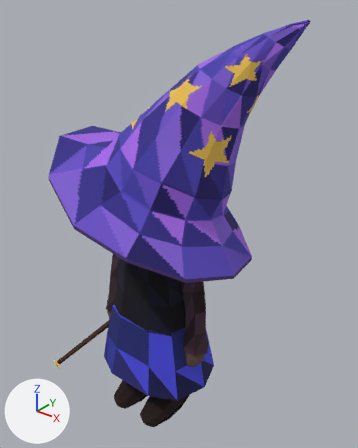
An edit to the glTF model assets/characters/witch.glb, drawn before and after from the same camera.
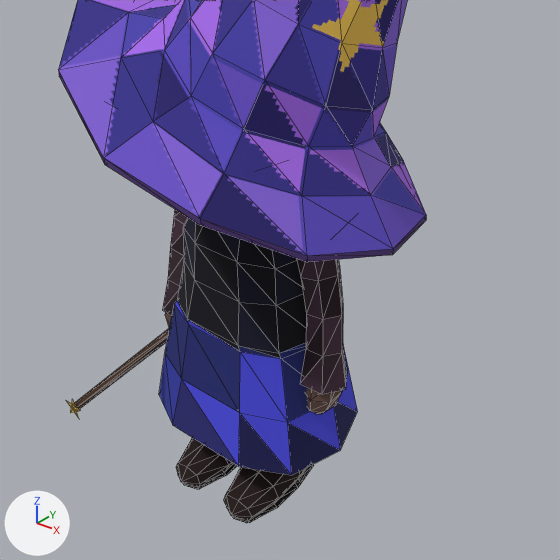
Old and new are each drawn whole from a 50 mm camera at (0.934, -1.047, 1.379) aimed at (0.054, 0.054, 0.697) and again close up on the part from 4% to 91% of the width and 31% to 100% of the height. Every picture has the same lights, and +X, +Y and +Z are marked at lower left. The last two pictures show the newer version. The close-ups show mesh edges as thin lines. Vertices at exactly the same position are counted once.

Before the edit, the objects in view are built like this:
```python
me_witch = bpy.data.meshes.new('Witch')
me_witch.from_pydata(...)  # 800 vertices, 1442 faces; spans x -0.307..0.375, y -0.314..0.33, z -0.002..1.3
me_witch.materials.append(mat_witch_atlas)  # picture img_witch_atlas
ob_witch = bpy.data.objects.new('Witch', me_witch)
ob_witch.location = (0.0, 0.0, 0.0)
```
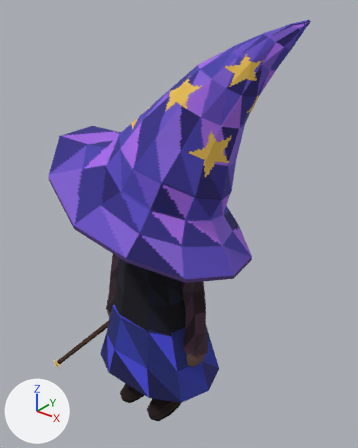
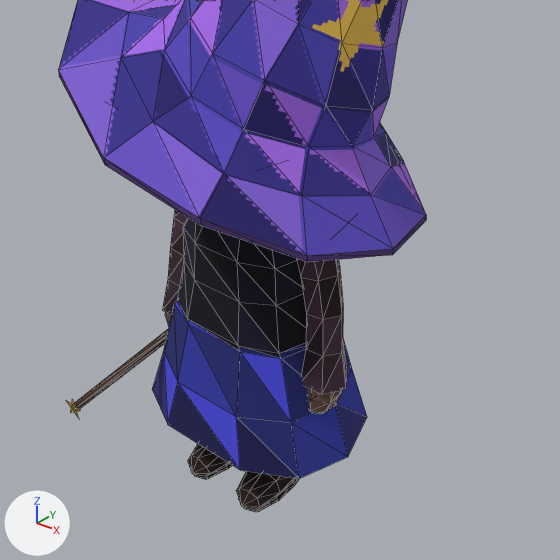
The change in detail:
me_witch has 800 vertices, 1442 faces and spans x -0.307..0.375, y -0.314..0.33, z -0.002..1.3.
me_witch is used by ob_witch; location (0.0, 0.0, 0.0).
me_witch part 1: 200 of 800 vertices moved; they spanned x -0.209..0.209, y -0.156..0.148, z -0.002..0.259 and now span x -0.227..0.227, y -0.154..0.154, z -0.002..0.26; mean shift (0.0, 0.005, -0.001); largest move (0.032, -0.138, 0.023) -> (0.034, -0.105, 0.023).
me_witch part 2: 27 kept faces spanning x -0.227..0.227, y -0.154..0.154, z 0.149..0.381 get new texture (UV) coordinates.

What differs and where, as boxes [x1, y1, x2, y2] in the close-ups (560 x 560 px; the box of a moved part takes in the faces that stretch with it):
'Witch', reshaped
    before: [58, 0, 426, 523]
    after: [58, 0, 426, 512]
part 1 of me_witch, moved or reshaped
    before: [165, 304, 349, 523]
    after: [164, 304, 352, 512]
part 2 of me_witch, surface changed
    before: [159, 326, 358, 475]
    after: [152, 326, 367, 478]
